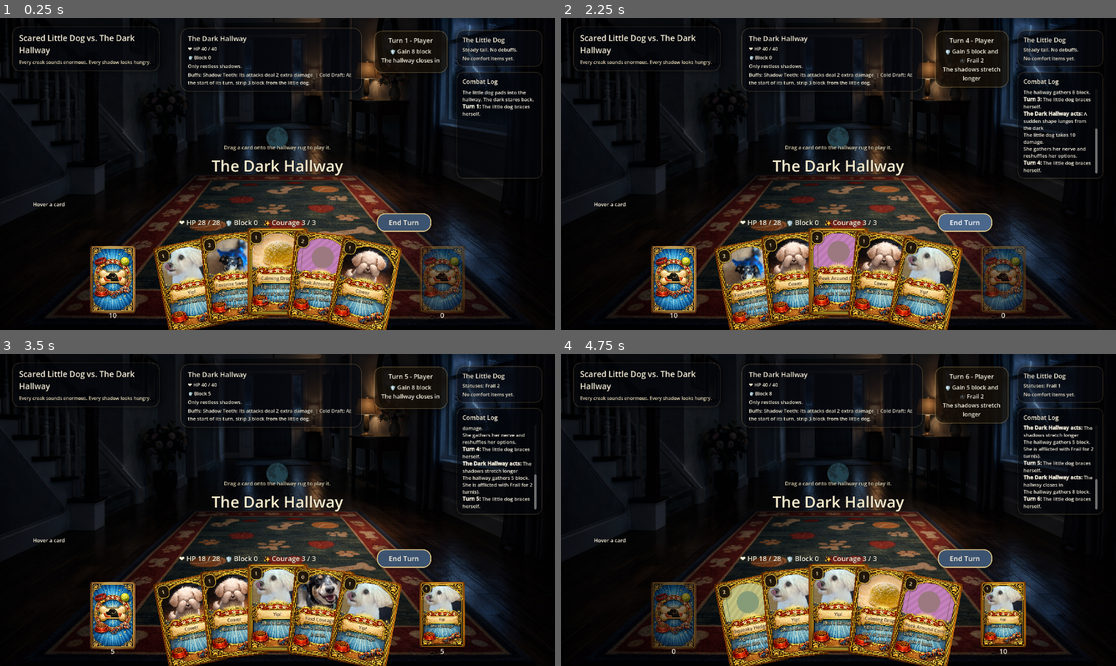
Above: before the commit, frames 1-4 (two rows, left to right).
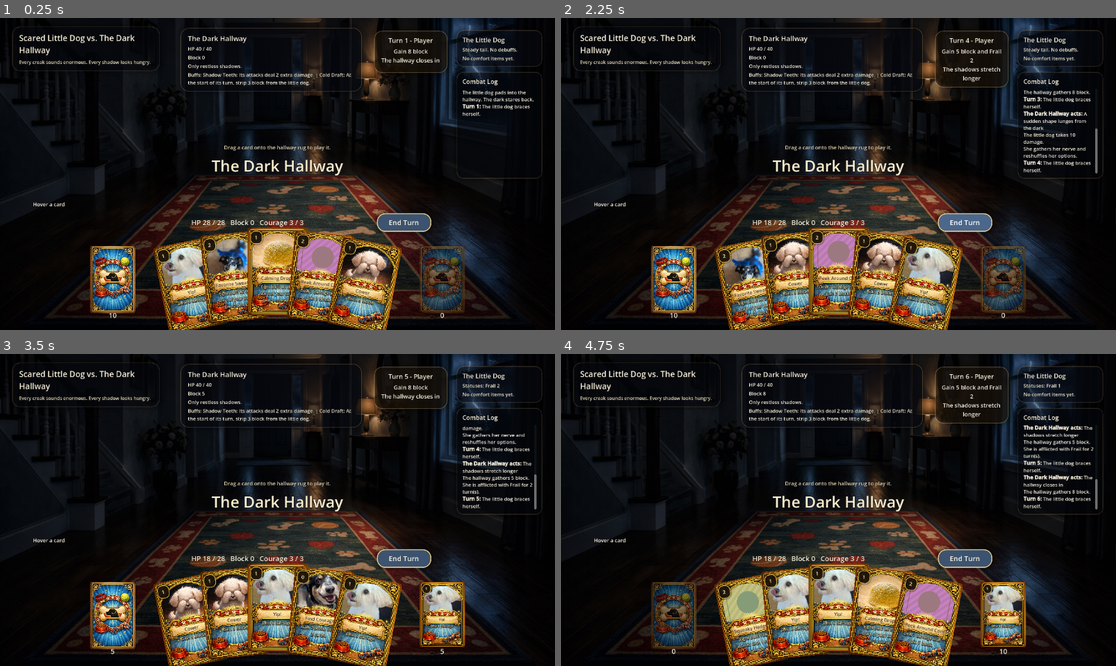
Above: after the commit, the same moments.

Repository: mjd4186/lunasquest
Game: Godot game, scene res://scenes/main.tscn
Two runs of this game, one before a commit and one after it. Both use one fixed random seed, a clock stepped at 60 frames per second and the inputs below.
Inputs (mouse positions are in pixels of both pictures, inside the frame that each line leads up to):
- Up to frame 1 (0.25 s): no input
- Up to frame 2 (2.25 s): click "End Turn" at 0.5 s; click "End Turn" at 1.25 s; click "End Turn" at 2 s
- Up to frame 3 (3.5 s): tap Enter at 2.75 s; drag from (111, 616) to (333, 441) at 2.77 s
- Up to frame 4 (4.75 s): tap Space at 3.5 s; drag from (1005, 616) to (810, 572) at 3.52 s; move the mouse to (610, 606) at 4.27 s; click (610, 606) at 4.42 s

The runs differ from the first frame. In frame 1, 0.6% of the frame differs, in the area x 32-78%, y 9-68%; in frame 2, 0.7%; in frame 3, 0.6%; in frame 4, 0.7%, in the area x 32-80%, y 9-68%.

Commit message:
fix web ui icon glyphs

Diff:
--- a/scenes/main.tscn
+++ b/scenes/main.tscn
@@ -275,7 +275,7 @@
 unique_name_in_owner = true
 layout_mode = 2
 horizontal_alignment = 1
-text = "🌑"
+text = ""
 
 [node name="MonsterStageLabel" type="Label" parent="CombatCanvas/PlayArea/MonsterStageCenter/MonsterStageVBox"]
 unique_name_in_owner = true
--- a/scripts/main.gd
+++ b/scripts/main.gd
@@ -598,13 +598,13 @@
 
 
 func update_ui() -> void:
-	player_hp_label.text = "❤️ HP %d / %d" % [player_hp, STARTING_HP]
-	player_courage_label.text = "✨ Courage %d / %d" % [player_courage, COURAGE_PER_TURN]
-	player_block_label.text = "🛡️ Block %d" % player_block
+	player_hp_label.text = "HP %d / %d" % [player_hp, STARTING_HP]
+	player_courage_label.text = "Courage %d / %d" % [player_courage, COURAGE_PER_TURN]
+	player_block_label.text = "Block %d" % player_block
 	player_status_label.text = _format_statuses(player_statuses, "Steady tail. No debuffs.")
 	player_buffs_label.text = _format_buffs(player_buffs, "No comfort items yet.")
-	monster_hp_label.text = "❤️ HP %d / %d" % [monster_hp, MONSTER_STARTING_HP]
-	monster_block_label.text = "🛡️ Block %d" % monster_block
+	monster_hp_label.text = "HP %d / %d" % [monster_hp, MONSTER_STARTING_HP]
+	monster_block_label.text = "Block %d" % monster_block
 	monster_status_label.text = _format_statuses(monster_statuses, "Only restless shadows.")
 	monster_buffs_label.text = _format_buffs(monster_buffs, "No dark traits.")
 
@@ -649,32 +649,32 @@
 
 func _build_intent_text() -> String:
 	if monster_hp <= 0:
-		return "🐾 Victory. The hallway falls quiet."
+		return "Victory. The hallway falls quiet."
 	if player_hp <= 0:
-		return "💀 Defeat. The hallway looms overhead."
+		return "Defeat. The hallway looms overhead."
 	if pending_intent.is_empty():
 		return "The dark is gathering itself."
 
 	var summary := ""
 	match pending_intent.get("kind", ""):
 		"attack":
-			summary = "⚔️ Attack for %d" % _modified_attack_damage(pending_intent["damage"], "monster")
+			summary = "Attack for %d" % _modified_attack_damage(pending_intent["damage"], "monster")
 		"block":
-			summary = "🛡️ Gain %d block" % pending_intent["block"]
+			summary = "Gain %d block" % pending_intent["block"]
 		"attack_debuff":
-			summary = "⚔️ Attack for %d and 😵 %s %d" % [
+			summary = "Attack for %d and %s %d" % [
 				_modified_attack_damage(pending_intent["damage"], "monster"),
 				String(pending_intent["status"]).capitalize(),
 				pending_intent["amount"],
 			]
 		"block_debuff":
-			summary = "🛡️ Gain %d block and 🕸️ %s %d" % [
+			summary = "Gain %d block and %s %d" % [
 				pending_intent["block"],
 				String(pending_intent["status"]).capitalize(),
 				pending_intent["amount"],
 			]
 		_:
-			summary = "❔ Unknown intent"
+			summary = "Unknown intent"
 
 	return "%s\n%s" % [summary, pending_intent.get("name", "")]
 
